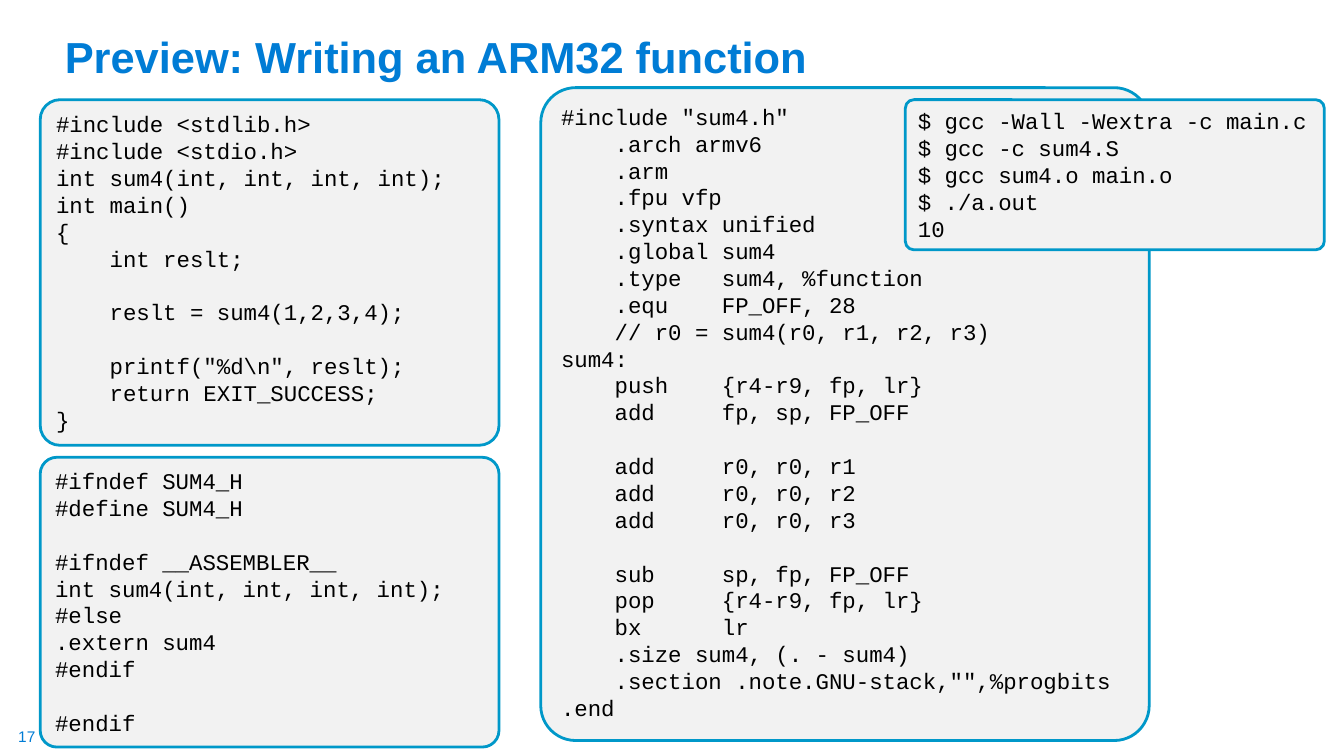
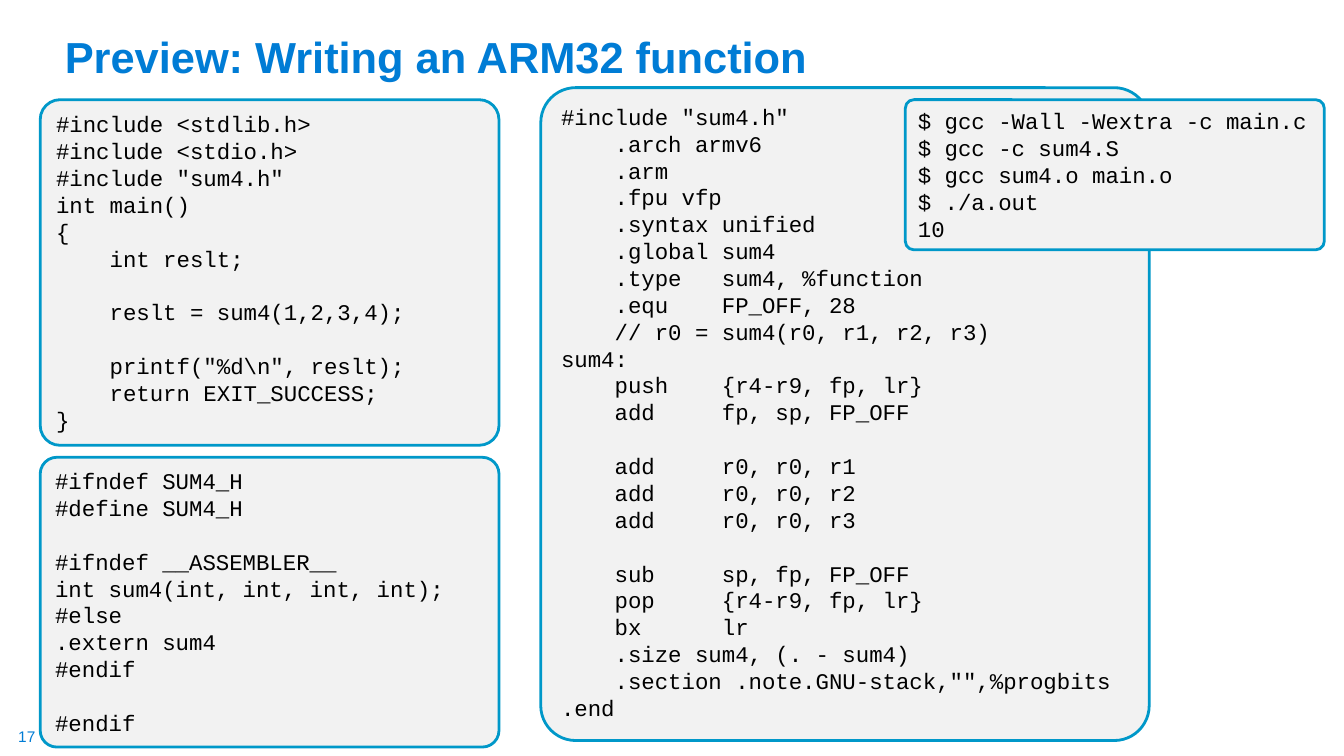
Before and after one commit to cse30-sp24/Muller-Slides, a slide deck: slide 17 of 06-Arm-Part3.pptx. Drawn at 1344x756 pixels with LibreOffice and Linux fonts; fonts in the diff are those of the drawing. Boxes give left, top, right and bottom in pixels: in the first picture for what was removed or moved away, otherwise in the second. Text is boxed around its words. In the diff, an @@ line names an element or a change of style, - is before the commit and + after.

```diff
--- a/06-Arm-Part3.pptx
+++ b/06-Arm-Part3.pptx
@@ text in rounded rectangle at [56, 170, 284, 187]: text changed @@
-int sum4(int, int, int, int);
+#include "sum4.h"
```
Also in this commit, not shown: 1 other slide changed, 3 other files.
